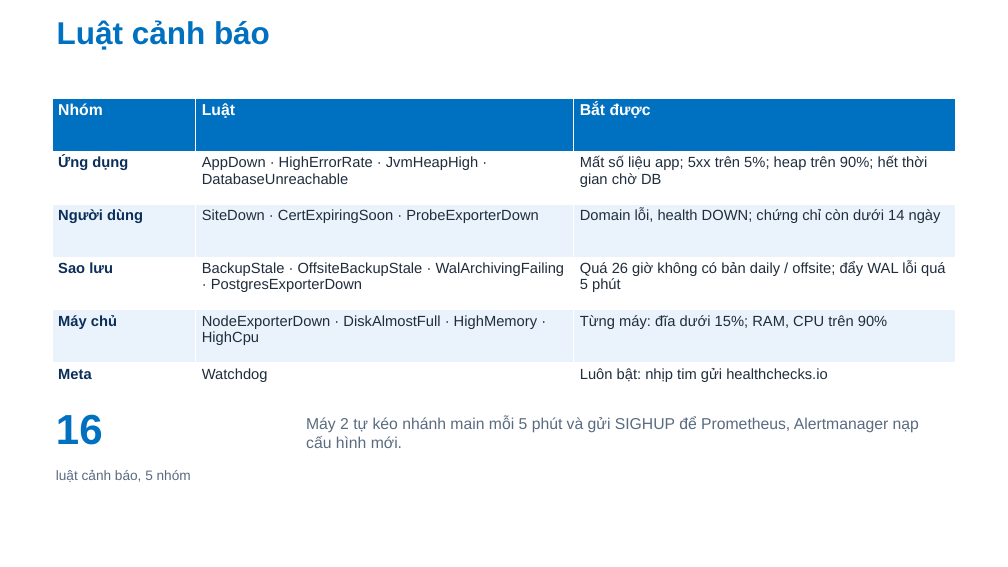
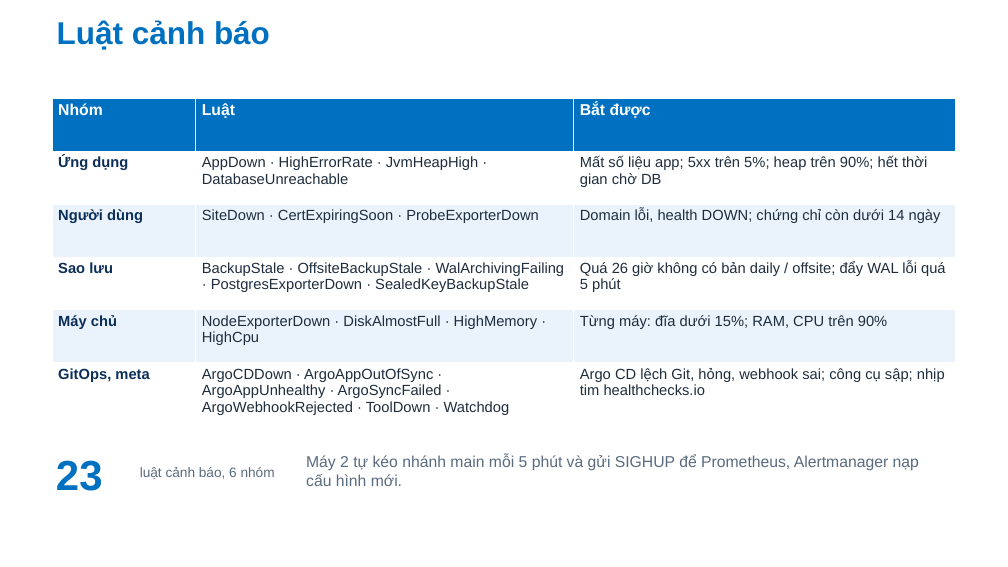
Before and after one commit to Anpham120/restaurant-management-system, a slide deck: slide 17 of docs/bao-cao/Slide_TrienKhaiPhanMem_AtlasRestaurant.pptx. Drawn at 1008x567 pixels with LibreOffice and Linux fonts; fonts in the diff are those of the drawing; background and template pictures are left out. Boxes give left, top, right and bottom in pixels: in the first picture for what was removed or moved away, otherwise in the second. Text is boxed around its words. In the diff, an @@ line names an element or a change of style, - is before the commit and + after.

```diff
--- a/docs/bao-cao/Slide_TrienKhaiPhanMem_AtlasRestaurant.pptx
+++ b/docs/bao-cao/Slide_TrienKhaiPhanMem_AtlasRestaurant.pptx
@@ table at (x1=52, y1=98, x2=956, y2=419) @@
-row 4, column 2: BackupStale · OffsiteBackupStale · WalArchivingFailing · PostgresExporterDown
+row 4, column 2: BackupStale · OffsiteBackupStale · WalArchivingFailing · PostgresExporterDown · SealedKeyBackupStale
-row 6: Meta | Watchdog | Luôn bật: nhịp tim gửi healthchecks.io
+row 6: GitOps, meta | ArgoCDDown · ArgoAppOutOfSync · ArgoAppUnhealthy · ArgoSyncFailed · ArgoWebhookRejected · ToolDown · Watchdog | Argo CD lệch Git, hỏng, webhook sai; công cụ sập; nhịp tim healthchecks.io
@@ text at (x1=56, y1=460, x2=103, y2=491): text changed @@
-16
+23
@@ text at (x1=140, y1=467, x2=275, y2=479): text changed @@
-luật cảnh báo, 5 nhóm
+luật cảnh báo, 6 nhóm
@@ text "Máy 2 tự kéo nhánh ..." moved from (x1=306, y1=417, x2=919, y2=448) to (x1=306, y1=455, x2=919, y2=486) @@
```
Also in this commit, not shown: 3 other slides changed, 1 other file.
